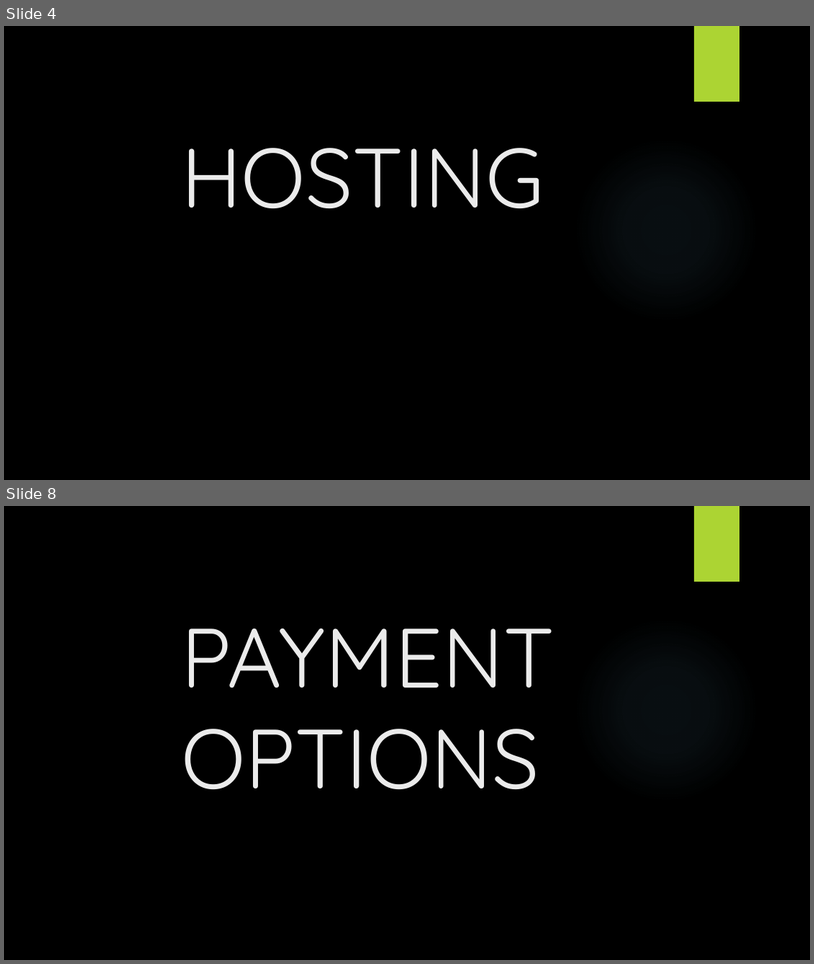
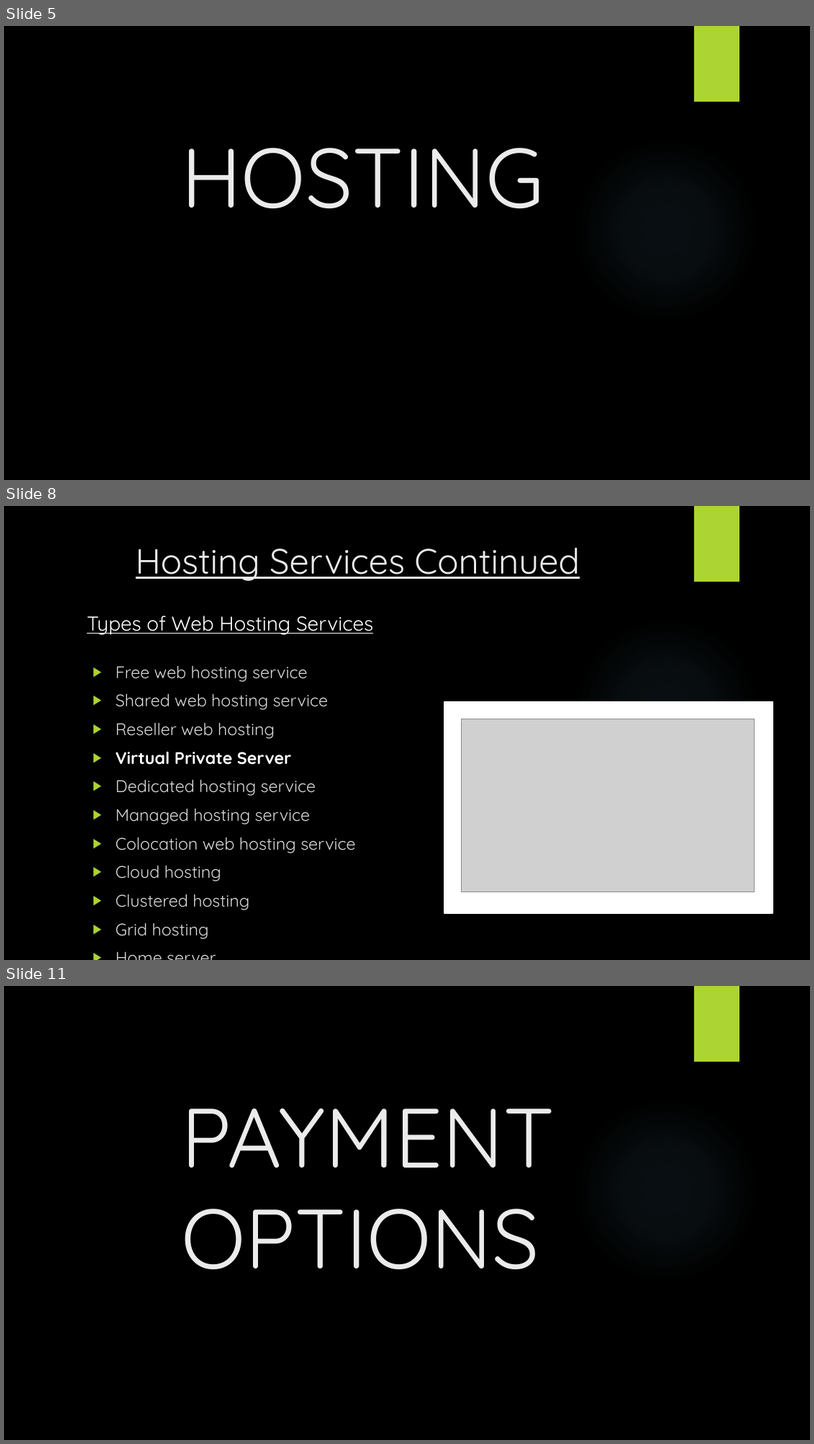
Before and after one commit to SAIT-OOSD-Team4/Group-Project, a slide deck: km3/KM3.pptx. Shown one above the other, each under a label of ours: slides 4 and 8 before the commit, slides 5, 8 and 11 after it; the slides between them are not shown. The pictures are 814x964 and 814x1444 pixels, drawn with LibreOffice and Linux fonts; fonts in the diff are those of the drawing; grey boxes stand for pictures; background and template pictures are left out. Boxes give left, top, right and bottom in pixels: in the first picture for what was removed or moved away, otherwise in the second. Text is boxed around its words. In the diff, an @@ line names an element or a change of style, - is before the commit and + after.

```diff
--- a/km3/KM3.pptx
+++ b/km3/KM3.pptx
@@ slide 8 added at [4, 506, 810, 960], background picture (left out); not listed: 2 template elements that a slide beside it also shows @@
@@ title added at [136, 547, 580, 581], 42 pt, text #EBEBEB, underline @@
+Hosting Services Continued
@@ text added at [87, 615, 373, 635], 24 pt, text #FFFFFF, underline @@
+Types of Web Hosting Services
@@ text added at [116, 666, 355, 939], 20 pt, text #D9D9D9 @@
+▶ Free web hosting service
+▶ Shared web hosting service
+▶ Reseller web hosting
+▶ Virtual Private Server
+▶ Dedicated hosting service
+▶ Managed hosting service
+▶ Colocation web hosting service
+▶ Cloud hosting
+▶ Clustered hosting
+▶ Grid hosting
+▶ Home server
@@ rectangle added at [445, 701, 773, 913], fill #FFFFFF, outline #FFFFFF 1.5 pt @@
@@ picture added at [462, 719, 756, 891] @@
@@ what was slide 4 is now slide 5 @@
@@ what was slide 8 is now slide 11 @@
```
Also in this commit, not shown: 3 slides changed, 2 other slides added.
